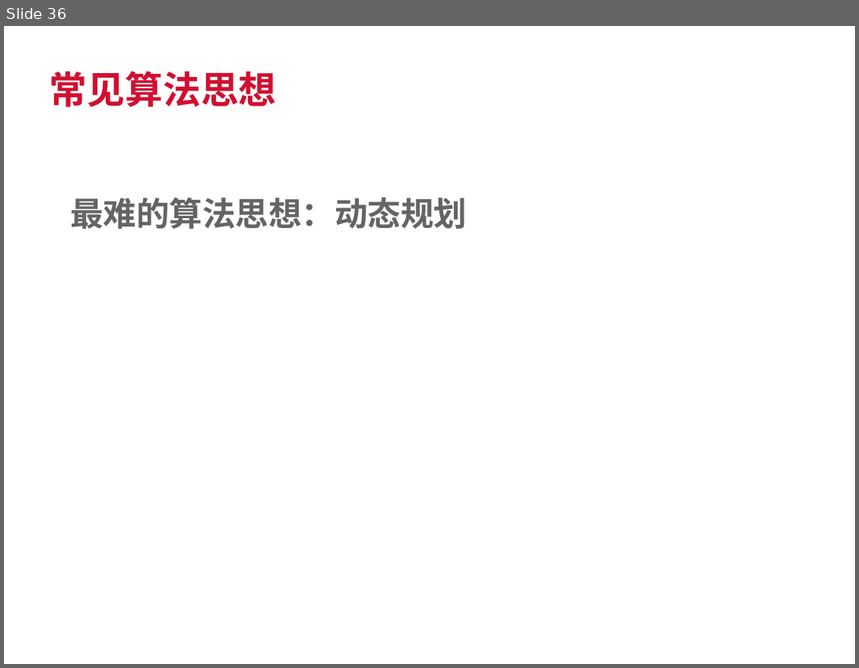
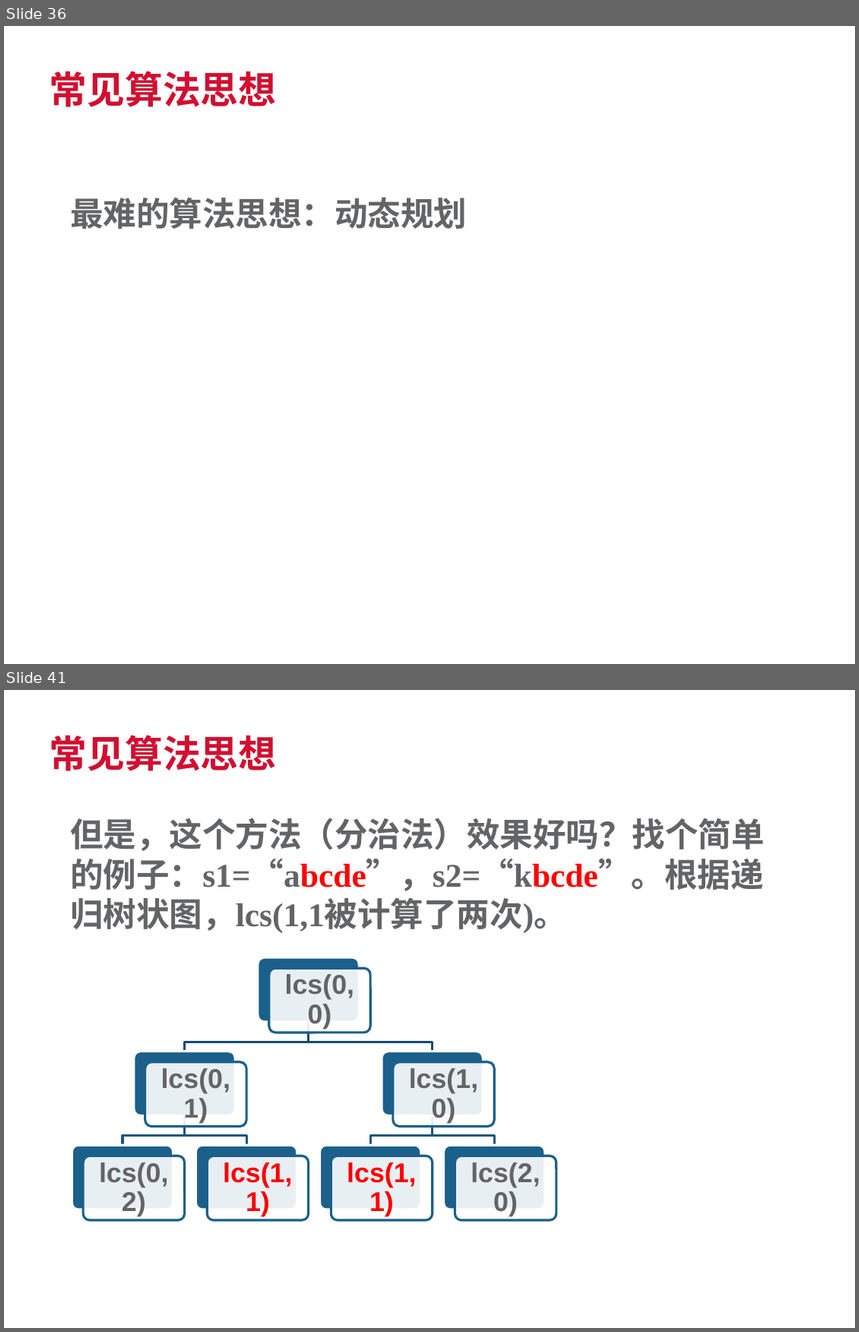
Before and after one commit to SherlockGn/documents, a slide deck: trendmicro template.pptx. Shown one above the other, each under a label of ours: slide 36 before the commit, slides 36 and 41 after it; the slides between them are not shown. The pictures are 859x668 and 859x1332 pixels, drawn with LibreOffice and Linux fonts; fonts in the diff are those of the drawing; background and template pictures are left out. Boxes give left, top, right and bottom in pixels: in the first picture for what was removed or moved away, otherwise in the second. Text is boxed around its words. In the diff, an @@ line names an element or a change of style, - is before the commit and + after.

```diff
--- a/trendmicro template.pptx
+++ b/trendmicro template.pptx
@@ slide 41 added at (4,690,855,1328), background #FFFFFF @@
@@ title added at (50,735,277,771), 32 pt, text #D20F30, bold @@
+常见算法思想
@@ text added at (70,818,764,933), 28 pt, text #636466, bold @@
+但是，这个方法（分治法）效果好吗？找个简单的例子：s1=“abcde”，s2=“kbcde”。根据递归树状图，lcs(1,1被计算了两次)。
@@ group added at (72,958,557,1221): 14 rounded rectangles, 7 texts, 6 freeform shapes @@
+lcs(0,0)
+lcs(0,1)
+lcs(0,2)
+lcs(1,1)
+lcs(1,0)
+lcs(1,1)
+lcs(2,0)
@@ text added at (10,1300,111,1320), 9 pt, text #FFFFFF @@
+04/25/2016
```
Also in this commit, not shown: 1 slide changed, 9 other slides added, 4 other files.
